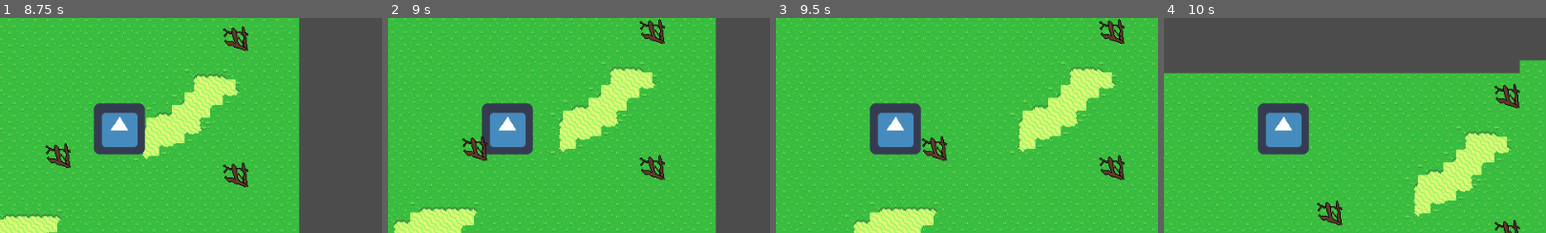
Above: before the commit, frames 1-4 (left to right).
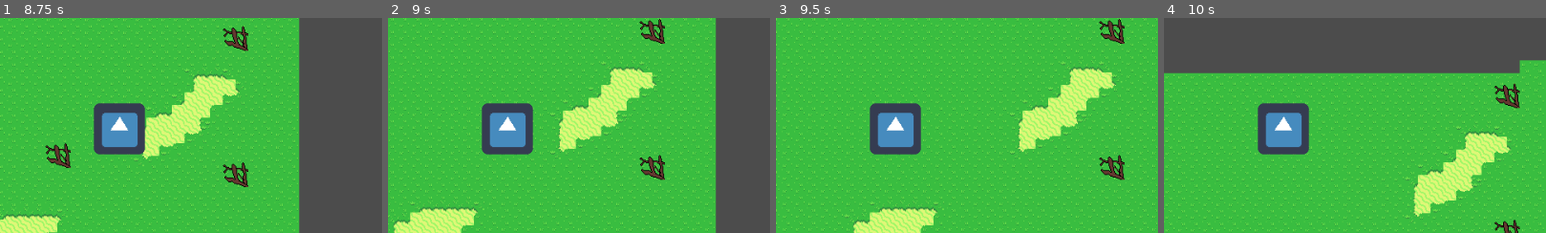
Above: after the commit, the same moments.

Repository: DobryPpz/LeftOnSite
Game: Godot game, scene res://src/Gra.tscn
The game is run twice, just before and just after one commit, with the same random seed, the same clock (stepped at 60 frames per second) and the same inputs. The engine's default icon, where the game draws it, is replaced by a stand-in: a white triangle on a blue panel in a dark square.
Inputs:
- Up to frame 1 (8.75 s): tap Enter at 0.5 s; hold Space (space) 0.53-1.28 s; hold W (up) 0.53-2.03 s; tap Space (space) every 1.5 s from 1.35 to 7.35 s; hold Space (space) 2.03-2.78 s; hold A (left) 2.03-3.53 s; hold S (down) 3.53-4.28 s; hold Space (space) 3.53-4.28 s; hold D (right) 4.28-5.03 s; hold W (up) 5.03-5.78 s; hold Space (space) 5.03-5.78 s; hold D (right) 5.78-8.03 s; hold Space (space) 6.53-7.28 s; hold S (down) from 8.03 s (still down); hold Space (space) from 8.03 s (still down)
- Up to frame 2 (9 s): release S (down) at 8.78 s; release Space (space) at 8.78 s; hold A (left) from 8.78 s (still down); tap Space (space) at 8.85 s
- Up to frame 3 (9.5 s): keep holding A (left)
- Up to frame 4 (10 s): release A (left) at 9.53 s; hold W (up) from 9.53 s (still down); hold Space (space) from 9.53 s (still down)
The pictures show only the part of the screen within x 34-84%, y 24-74%; the shares and areas given below are measured in that part.

Frame 1 is identical in both runs. In frame 2, 0.4% of the frame differs, in the area x 19-26%, y 54-67%; in frame 3, 0.4%, in the area x 38-45%, y 54-67%; in frame 4, 0.4%.

Commit message:
początek prac na chunkami

Diff:
--- /dev/null
+++ b/pliki gry/src/Chunk.tscn
@@ -0,0 +1,6 @@
+[gd_scene format=2]
+
+[node name="Chunk" type="Node2D"]
+
+[node name="TileMap" type="TileMap" parent="."]
+format = 1
--- a/pliki gry/src/Gra.tscn
+++ b/pliki gry/src/Gra.tscn
@@ -1,9 +1,13 @@
-[gd_scene load_steps=7 format=2]
+[gd_scene load_steps=15 format=2]
 
 [ext_resource path="res://grafika_otoczenie/Overworld.png" type="Texture" id=1]
 [ext_resource path="res://src/Gracz.tscn" type="PackedScene" id=2]
 [ext_resource path="res://src/kamienie.gd" type="Script" id=3]
 [ext_resource path="res://src/patyki.gd" type="Script" id=4]
+[ext_resource path="res://src/granica_1.gd" type="Script" id=5]
+[ext_resource path="res://src/granica_2.gd" type="Script" id=6]
+[ext_resource path="res://src/granica_3.gd" type="Script" id=7]
+[ext_resource path="res://src/granica_4.gd" type="Script" id=8]
 
 [sub_resource type="TileSet" id=1]
 0/name = "Overworld.png 0"
@@ -57,6 +61,18 @@
 0/shapes = [  ]
 0/z_index = 0
 
+[sub_resource type="RectangleShape2D" id=3]
+extents = Vector2( 8, 8 )
+
+[sub_resource type="RectangleShape2D" id=4]
+extents = Vector2( 8, 8 )
+
+[sub_resource type="RectangleShape2D" id=5]
+extents = Vector2( 8, 8 )
+
+[sub_resource type="RectangleShape2D" id=6]
+extents = Vector2( 8, 8 )
+
 [node name="Gra" type="Node2D"]
 
 [node name="ziemia_1" type="TileMap" parent="."]
@@ -78,3 +94,29 @@
 script = ExtResource( 4 )
 
 [node name="Gracz" parent="." instance=ExtResource( 2 )]
+
+[node name="granica_1" type="Area2D" parent="Gracz"]
+script = ExtResource( 5 )
+
+[node name="CollisionShape2D" type="CollisionShape2D" parent="Gracz/granica_1"]
+shape = SubResource( 3 )
+
+[node name="granica_2" type="Area2D" parent="Gracz"]
+script = ExtResource( 6 )
+
+[node name="CollisionShape2D" type="CollisionShape2D" parent="Gracz/granica_2"]
+shape = SubResource( 4 )
+
+[node name="granica_3" type="Area2D" parent="Gracz"]
+script = ExtResource( 7 )
+
+[node name="CollisionShape2D" type="CollisionShape2D" parent="Gracz/granica_3"]
+shape = SubResource( 5 )
+
+[node name="granica_4" type="Area2D" parent="Gracz"]
+script = ExtResource( 8 )
+
+[node name="CollisionShape2D" type="CollisionShape2D" parent="Gracz/granica_4"]
+shape = SubResource( 6 )
+
+[node name="chunki" type="Node2D" parent="."]
--- a/pliki gry/src/Patyk.tscn
+++ b/pliki gry/src/Patyk.tscn
@@ -16,3 +16,5 @@
 
 [node name="CollisionShape2D" type="CollisionShape2D" parent="Area2D"]
 shape = SubResource( 1 )
+[connection signal="body_entered" from="Area2D" to="." method="_on_Area2D_body_entered"]
+[connection signal="body_exited" from="Area2D" to="." method="_on_Area2D_body_exited"]
--- /dev/null
+++ b/pliki gry/src/granica_1.gd
@@ -0,0 +1,6 @@
+extends Area2D
+
+
+
+func _ready():
+	position = position + Vector2(-get_viewport().size.x/2,-get_viewport().size.y/2)
--- /dev/null
+++ b/pliki gry/src/granica_2.gd
@@ -0,0 +1,6 @@
+extends Area2D
+
+
+
+func _ready():
+	position = position + Vector2(get_viewport().size.x/2,-get_viewport().size.y/2)
--- /dev/null
+++ b/pliki gry/src/granica_3.gd
@@ -0,0 +1,6 @@
+extends Area2D
+
+
+
+func _ready():
+	position = position + Vector2(-get_viewport().size.x/2,get_viewport().size.y/2)
--- /dev/null
+++ b/pliki gry/src/granica_4.gd
@@ -0,0 +1,6 @@
+extends Area2D
+
+
+
+func _ready():
+	position = position + Vector2(get_viewport().size.x/2,get_viewport().size.y/2)
--- /dev/null
+++ b/pliki gry/src/granica_down.gd
@@ -0,0 +1,6 @@
+extends Area2D
+
+
+
+func _ready():
+	position = position + Vector2(0,get_viewport().size.y/2)
--- /dev/null
+++ b/pliki gry/src/granica_left.gd
@@ -0,0 +1,6 @@
+extends Area2D
+
+
+
+func _ready():
+	position = position + Vector2(-get_viewport().size.x/2,0)
--- /dev/null
+++ b/pliki gry/src/granica_right.gd
@@ -0,0 +1,6 @@
+extends Area2D
+
+
+
+func _ready():
+	position = position + Vector2(get_viewport().size.x/2,0)
--- /dev/null
+++ b/pliki gry/src/granica_up.gd
@@ -0,0 +1,6 @@
+extends Area2D
+
+
+
+func _ready():
+	position = position + Vector2(-get_viewport().size.x/2,-get_viewport().size.y/2)
--- a/pliki gry/src/kamienie.gd
+++ b/pliki gry/src/kamienie.gd
@@ -1,8 +1,6 @@
 extends Node
 
 var rng = RandomNumberGenerator.new()
-
-
 
 func _ready():
 	rng.randomize()
